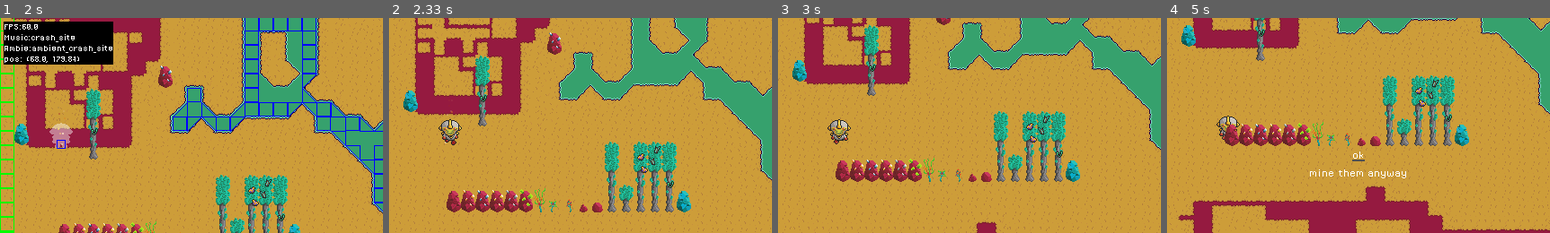
Above: before the commit, frames 1-4 (left to right).
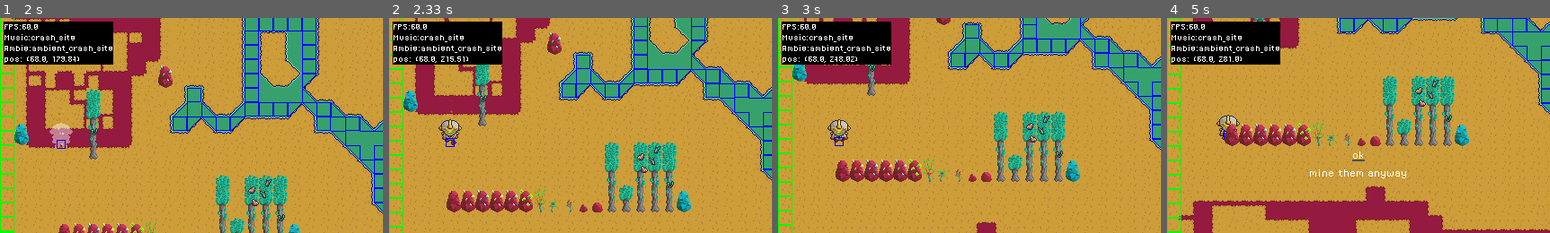
Above: after the commit, the same moments.

Repository: VantaTree/ChronoPilots
Game: pygame game, started from main.py
Same seed, same stepped clock (60 frames per second), same inputs: the game is played once before the commit and once after it.
Inputs:
- Up to frame 1 (2 s): click "START" at 0.38 s; tap Esc at 0.67 s; hold K 1-1.47 s; hold S 1-1.47 s; hold H 1.5-1.97 s; hold S 1.5-1.97 s; tap K at 1.65 s
- Up to frame 2 (2.33 s): hold G from 2 s (still down); hold S from 2 s (still down); tap I at 2.15 s
- Up to frame 3 (3 s): release G at 2.47 s; release S at 2.47 s; tap Space at 2.5, 2.9 s; hold G from 2.83 s (still down); hold S from 2.83 s (still down)
- Up to frame 4 (5 s): tap Space at 3.2, 4.48 s; release G at 3.3 s; release S at 3.3 s; tap E at 3.33, 3.67, 4 s; hold Down 4.33-4.8 s; hold Up from 4.83 s (still down); tap K at 4.98 s

Frame 1 is identical in both runs. In frame 2, 8.1% of the frame differs, in the area x 0-100%, y 0-100%; in frame 3, 7.9%; in frame 4, 7.4%.

Commit message:
Revert "updated debug info and added toggle"
This reverts commit a43c2f3ba1c6610e9619b74fccb7b431ff5b3bc6.

Diff:
--- a/modules/level.py
+++ b/modules/level.py
@@ -167,34 +167,33 @@
                     if image is None: continue
                     self.screen.blit(image, (x*TILESIZE + self.master.offset.x, y*TILESIZE + self.master.offset.y - image.get_height() + TILESIZE))
 
-        if self.master.debug.on:
-            for y in range(self.size[1]):
-                for x in range(self.size[0]):
-
-                    cell =  self.collision[y][x]
-                    if not cell: continue
-                    if cell == 1:
-                        pygame.draw.rect(self.screen, "green", (x*16+self.master.offset.x, y*16+self.master.offset.y, 16, 16), 1)
-                    elif cell == 2:
-                        pygame.draw.rect(self.screen, "blue", (x*16+self.master.offset.x, y*16+self.master.offset.y, 16, 16), 1)
-                    elif cell == 4:
-                        pygame.draw.polygon(self.screen, 'blue', ( ((x*TILESIZE, y*TILESIZE+TILESIZE)+self.master.offset).xy,
-                        ((x*TILESIZE+TILESIZE, y*TILESIZE+TILESIZE)+self.master.offset).xy, ((x*TILESIZE+TILESIZE, y*TILESIZE)+self.master.offset).xy ), 1)
-                    elif cell == 5:
-                        pygame.draw.polygon(self.screen, 'blue', ( ((x*TILESIZE, y*TILESIZE+TILESIZE)+self.master.offset).xy,
-                        ((x*TILESIZE+TILESIZE, y*TILESIZE+TILESIZE)+self.master.offset).xy, ((x*TILESIZE, y*TILESIZE)+self.master.offset).xy ), 1)
-                    elif cell == 6:
-                        pygame.draw.polygon(self.screen, 'blue', ( ((x*TILESIZE, y*TILESIZE+TILESIZE)+self.master.offset).xy,
-                        ((x*TILESIZE, y*TILESIZE)+self.master.offset).xy, ((x*TILESIZE+TILESIZE, y*TILESIZE)+self.master.offset).xy ), 1)
-                    elif cell == 7:
-                        pygame.draw.polygon(self.screen, 'blue', ( ((x*TILESIZE, y*TILESIZE)+self.master.offset).xy,
-                        ((x*TILESIZE+TILESIZE, y*TILESIZE)+self.master.offset).xy, ((x*TILESIZE+TILESIZE, y*TILESIZE+TILESIZE)+self.master.offset).xy ), 1)
+
+        for y in range(self.size[1]):
+            for x in range(self.size[0]):
+
+                cell =  self.collision[y][x]
+                if not cell: continue
+                if cell == 1:
+                    pygame.draw.rect(self.screen, "green", (x*16+self.master.offset.x, y*16+self.master.offset.y, 16, 16), 1)
+                elif cell == 2:
+                    pygame.draw.rect(self.screen, "blue", (x*16+self.master.offset.x, y*16+self.master.offset.y, 16, 16), 1)
+                elif cell == 4:
+                    pygame.draw.polygon(self.screen, 'blue', ( ((x*TILESIZE, y*TILESIZE+TILESIZE)+self.master.offset).xy,
+                    ((x*TILESIZE+TILESIZE, y*TILESIZE+TILESIZE)+self.master.offset).xy, ((x*TILESIZE+TILESIZE, y*TILESIZE)+self.master.offset).xy ), 1)
+                elif cell == 5:
+                    pygame.draw.polygon(self.screen, 'blue', ( ((x*TILESIZE, y*TILESIZE+TILESIZE)+self.master.offset).xy,
+                    ((x*TILESIZE+TILESIZE, y*TILESIZE+TILESIZE)+self.master.offset).xy, ((x*TILESIZE, y*TILESIZE)+self.master.offset).xy ), 1)
+                elif cell == 6:
+                    pygame.draw.polygon(self.screen, 'blue', ( ((x*TILESIZE, y*TILESIZE+TILESIZE)+self.master.offset).xy,
+                    ((x*TILESIZE, y*TILESIZE)+self.master.offset).xy, ((x*TILESIZE+TILESIZE, y*TILESIZE)+self.master.offset).xy ), 1)
+                elif cell == 7:
+                    pygame.draw.polygon(self.screen, 'blue', ( ((x*TILESIZE, y*TILESIZE)+self.master.offset).xy,
+                    ((x*TILESIZE+TILESIZE, y*TILESIZE)+self.master.offset).xy, ((x*TILESIZE+TILESIZE, y*TILESIZE+TILESIZE)+self.master.offset).xy ), 1)
 
     def draw_fg(self):
 
-        # if self.master.debug.on:
-        #     for rect in self.object_hitboxes:
-        #         pygame.draw.rect(self.screen, "green", (rect.x+self.master.offset.x, rect.y+self.master.offset.y, rect.width, rect.height), 1)
+        # for rect in self.object_hitboxes:
+        #     pygame.draw.rect(self.screen, "green", (rect.x+self.master.offset.x, rect.y+self.master.offset.y, rect.width, rect.height), 1)
 
         if self.map_type == "terrain":
 
--- a/modules/player.py
+++ b/modules/player.py
@@ -197,13 +197,6 @@
                 if event.type == pygame.KEYDOWN:
                     if event.key == pygame.K_k:
                         self.get_hurt(1)
-                    if event.key == pygame.K_i:
-                        self.master.debug.on = not self.master.debug.on
-                    if event.key == pygame.K_h:
-                        if self.health < self.max_health:
-                            self.health += 1
-                    if event.key == pygame.K_g:
-                        self.has_gun = not self.has_gun
                     if event.key == pygame.K_ESCAPE:
                         self.master.game.pause_game()
                     if event.key == pygame.K_e:
@@ -345,8 +338,7 @@
 
         if self.dying: return
         self.screen.blit(self.image, self.rect.topleft + self.master.offset)
-        if self.master.debug.on:
-            pygame.draw.rect(self.screen, "blue", (self.hitbox.x+self.master.offset.x, self.hitbox.y+self.master.offset.y, self.hitbox.width, self.hitbox.height), 1)
+        pygame.draw.rect(self.screen, "blue", (self.hitbox.x+self.master.offset.x, self.hitbox.y+self.master.offset.y, self.hitbox.width, self.hitbox.height), 1)
 
     def update(self):
 
